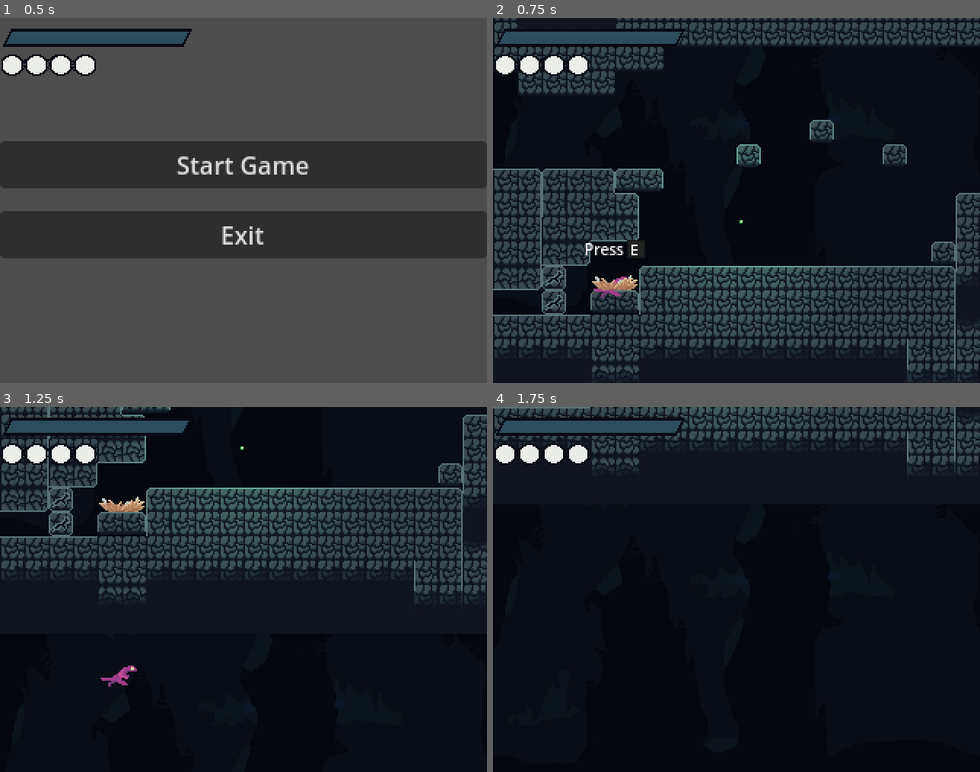
Above: before the commit, frames 1-4 (two rows, left to right).
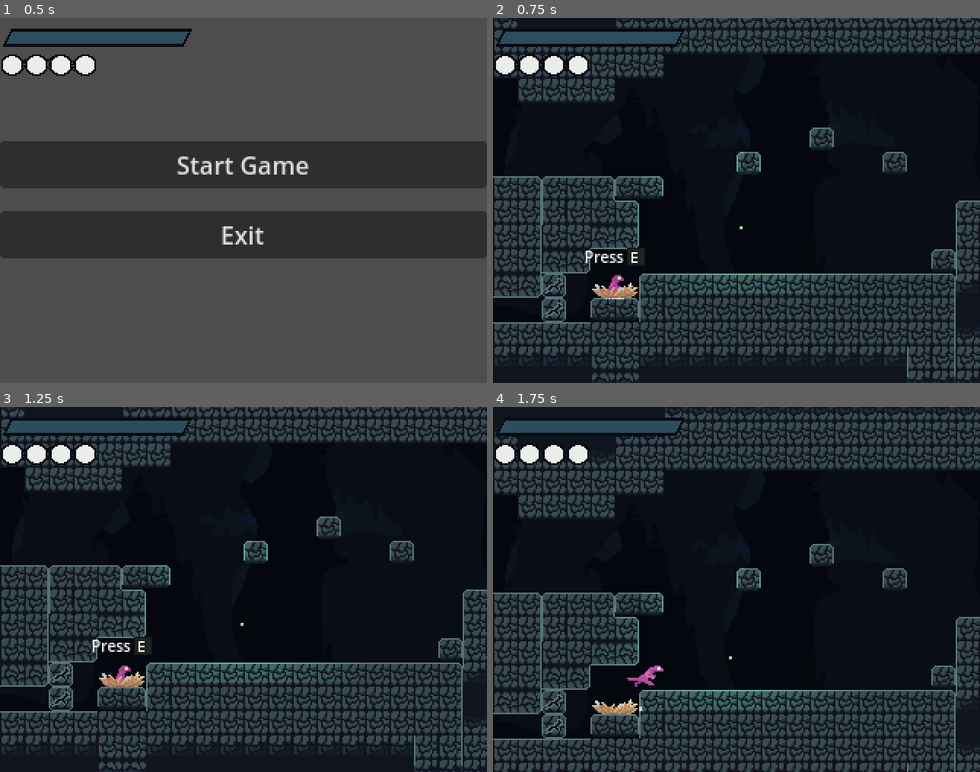
Above: after the commit, the same moments.

Repository: Liakatido/MVM19
Game: Godot game, scene res://scenes/game.tscn
Same seed, same stepped clock (60 frames per second), same inputs: the game is played once before the commit and once after it. Sound files missing from this copy of the repository are replaced by a short silence.
Inputs:
- Up to frame 1 (0.5 s): no input
- Up to frame 2 (0.75 s): click "Start Game" at 0.5 s
- Up to frame 3 (1.25 s): no input
- Up to frame 4 (1.75 s): tap Enter (ui_accept) at 1.25 s; hold Right (right) from 1.28 s (still down); hold X (attack) from 1.28 s (still down); tap Z (jump) at 1.52 s

Frame 1 is identical in both runs. In frame 2, 25% of the frame differs, in the area x 0-100%, y 0-100%; in frame 3, 42%; in frame 4, 31%.

Commit message:
restored tileset

Diff:
--- a/scenes/levels/tilesets/cave_tileset.tres
+++ b/scenes/levels/tilesets/cave_tileset.tres
@@ -1,121 +1,419 @@
-[gd_resource type="TileSet" load_steps=5 format=3 uid="uid://bse03qav5cch5"]
+[gd_resource type="TileSet" load_steps=25 format=3 uid="uid://bse03qav5cch5"]
 
 [ext_resource type="Texture2D" uid="uid://cah4evg6ueolx" path="res://assets/tileset.png" id="1_eiree"]
 [ext_resource type="Texture2D" uid="uid://5c7ue3srbhpn" path="res://assets/objectTileset.png" id="2_rrnb4"]
+
+[sub_resource type="OccluderPolygon2D" id="OccluderPolygon2D_ofht2"]
+polygon = PackedVector2Array(5, 5, 8, 5, 8, 8, 5, 8)
+
+[sub_resource type="OccluderPolygon2D" id="OccluderPolygon2D_r2fgg"]
+polygon = PackedVector2Array(4.5, -5, 4.5, -8, 8, -8, 8, -5)
+
+[sub_resource type="OccluderPolygon2D" id="OccluderPolygon2D_7dlx5"]
+polygon = PackedVector2Array(5, -8, 8, -8, 8, 8, 5, 8)
+
+[sub_resource type="OccluderPolygon2D" id="OccluderPolygon2D_n5sfh"]
+polygon = PackedVector2Array(5, -5, 5, -8, 8, -8, 8, -5)
+
+[sub_resource type="OccluderPolygon2D" id="OccluderPolygon2D_t7vl7"]
+polygon = PackedVector2Array(-8, -8, -8, 8, 8, 8, 8, -8)
+
+[sub_resource type="OccluderPolygon2D" id="OccluderPolygon2D_deo1y"]
+polygon = PackedVector2Array(8, 5, 8, 8, -8, 8, -8, 5)
+
+[sub_resource type="OccluderPolygon2D" id="OccluderPolygon2D_8331s"]
+polygon = PackedVector2Array(-8, -4, -8, -8, 8, -8, 8, -4)
+
+[sub_resource type="OccluderPolygon2D" id="OccluderPolygon2D_oqc6o"]
+polygon = PackedVector2Array(-8, -8, 8, -8, 8, 8, -8, 8)
+
+[sub_resource type="OccluderPolygon2D" id="OccluderPolygon2D_c1eo4"]
+polygon = PackedVector2Array(-8, -5, -8, -8, 8, -8, 8, -5)
+
+[sub_resource type="OccluderPolygon2D" id="OccluderPolygon2D_57b0i"]
+polygon = PackedVector2Array(-5, 5, -5, 8, -8, 8, -8, 5)
+
+[sub_resource type="OccluderPolygon2D" id="OccluderPolygon2D_pdyxi"]
+polygon = PackedVector2Array(-5, -4.5, -8, -4.5, -8, -8, -5, -8)
+
+[sub_resource type="OccluderPolygon2D" id="OccluderPolygon2D_n0t5j"]
+polygon = PackedVector2Array(-5, -8, -8, -8, -8, 8, -5, 8)
+
+[sub_resource type="OccluderPolygon2D" id="OccluderPolygon2D_ulm3m"]
+polygon = PackedVector2Array(-5, -5, -8, -5, -8, -8, -5, -8)
+
+[sub_resource type="OccluderPolygon2D" id="OccluderPolygon2D_3f043"]
+polygon = PackedVector2Array(8, 7, 8, -8, 6, -8, 6, 7)
+
+[sub_resource type="OccluderPolygon2D" id="OccluderPolygon2D_a13ur"]
+polygon = PackedVector2Array(2.5, 3, 2.5, -4, -3, -4, -3, 3)
+
+[sub_resource type="OccluderPolygon2D" id="OccluderPolygon2D_1o8q5"]
+polygon = PackedVector2Array(2.5, 3, 2.5, -4, -3, -4, -3, 3)
+
+[sub_resource type="OccluderPolygon2D" id="OccluderPolygon2D_du8iu"]
+polygon = PackedVector2Array(-8, -8, -8, 7, -6, 7, -6, -8)
+
+[sub_resource type="OccluderPolygon2D" id="OccluderPolygon2D_bvtxh"]
+polygon = PackedVector2Array(2.5, 3, 2.5, -4, -3, -4, -3, 3)
+
+[sub_resource type="OccluderPolygon2D" id="OccluderPolygon2D_45wky"]
+polygon = PackedVector2Array(8, 8, -8, 8, -8, -8, 8, -8)
+
+[sub_resource type="OccluderPolygon2D" id="OccluderPolygon2D_smb66"]
+polygon = PackedVector2Array(-8, -8, -11, 2.5, 10.5, 2.5, 8, -8)
 
 [sub_resource type="TileSetAtlasSource" id="TileSetAtlasSource_8hwqp"]
 texture = ExtResource("1_eiree")
 0:0/next_alternative_id = 2
 0:0/0 = 0
+0:0/0/occlusion_layer_0/polygon = SubResource("OccluderPolygon2D_ofht2")
+0:0/0/physics_layer_0/linear_velocity = Vector2(0, 0)
+0:0/0/physics_layer_0/angular_velocity = 0.0
+0:0/0/physics_layer_0/polygon_0/points = PackedVector2Array(-8, -8, 8, -8, 8, 8, -8, 8)
 0:0/1 = 1
 0:0/1/flip_v = true
+0:0/1/occlusion_layer_0/polygon = SubResource("OccluderPolygon2D_r2fgg")
+0:0/1/physics_layer_0/linear_velocity = Vector2(0, 0)
+0:0/1/physics_layer_0/angular_velocity = 0.0
+0:0/1/physics_layer_0/polygon_0/points = PackedVector2Array(-8, -8, 8, -8, 8, 8, -8, 8)
 1:0/next_alternative_id = 2
 1:0/0 = 0
+1:0/0/occlusion_layer_0/polygon = SubResource("OccluderPolygon2D_deo1y")
+1:0/0/physics_layer_0/linear_velocity = Vector2(0, 0)
+1:0/0/physics_layer_0/angular_velocity = 0.0
+1:0/0/physics_layer_0/polygon_0/points = PackedVector2Array(-8, -8, 8, -8, 8, 8, -8, 8)
 1:0/1 = 1
 1:0/1/flip_v = true
+1:0/1/occlusion_layer_0/polygon = SubResource("OccluderPolygon2D_8331s")
+1:0/1/physics_layer_0/linear_velocity = Vector2(0, 0)
+1:0/1/physics_layer_0/angular_velocity = 0.0
+1:0/1/physics_layer_0/polygon_0/points = PackedVector2Array(-8, -8, 8, -8, 8, 8, -8, 8)
 2:0/next_alternative_id = 2
 2:0/0 = 0
+2:0/0/occlusion_layer_0/polygon = SubResource("OccluderPolygon2D_57b0i")
+2:0/0/physics_layer_0/linear_velocity = Vector2(0, 0)
+2:0/0/physics_layer_0/angular_velocity = 0.0
+2:0/0/physics_layer_0/polygon_0/points = PackedVector2Array(-8, -8, 8, -8, 8, 8, -8, 8)
 2:0/1 = 1
 2:0/1/flip_v = true
+2:0/1/occlusion_layer_0/polygon = SubResource("OccluderPolygon2D_pdyxi")
+2:0/1/physics_layer_0/linear_velocity = Vector2(0, 0)
+2:0/1/physics_layer_0/angular_velocity = 0.0
+2:0/1/physics_layer_0/polygon_0/points = PackedVector2Array(-8, -8, 8, -8, 8, 8, -8, 8)
 3:0/0 = 0
+3:0/0/occlusion_layer_0/polygon = SubResource("OccluderPolygon2D_3f043")
+3:0/0/physics_layer_0/linear_velocity = Vector2(0, 0)
+3:0/0/physics_layer_0/angular_velocity = 0.0
+3:0/0/physics_layer_0/polygon_0/points = PackedVector2Array(-8, -8, 8, -8, 8, 4.5, -8, 4.5)
 4:0/0 = 0
+4:0/0/occlusion_layer_0/polygon = SubResource("OccluderPolygon2D_du8iu")
+4:0/0/physics_layer_0/linear_velocity = Vector2(0, 0)
+4:0/0/physics_layer_0/angular_velocity = 0.0
+4:0/0/physics_layer_0/polygon_0/points = PackedVector2Array(-8, -8, 8, -8, 8, 4.5, -8, 4.5)
 5:0/next_alternative_id = 3
 5:0/0 = 0
+5:0/0/occlusion_layer_0/polygon = SubResource("OccluderPolygon2D_45wky")
+5:0/0/physics_layer_0/linear_velocity = Vector2(0, 0)
+5:0/0/physics_layer_0/angular_velocity = 0.0
+5:0/0/physics_layer_0/polygon_0/points = PackedVector2Array(-8, -8, 8, -8, 8, 8, -8, 8)
 5:0/1 = 1
 5:0/1/flip_v = true
+5:0/1/physics_layer_0/linear_velocity = Vector2(0, 0)
+5:0/1/physics_layer_0/angular_velocity = 0.0
+5:0/1/physics_layer_0/polygon_0/points = PackedVector2Array(-8, -8, 8, -8, 8, 8, -8, 8)
 0:1/0 = 0
+0:1/0/occlusion_layer_0/polygon = SubResource("OccluderPolygon2D_7dlx5")
+0:1/0/physics_layer_0/linear_velocity = Vector2(0, 0)
+0:1/0/physics_layer_0/angular_velocity = 0.0
+0:1/0/physics_layer_0/polygon_0/points = PackedVector2Array(-8, -8, 8, -8, 8, 8, -8, 8)
 1:1/next_alternative_id = 4
 1:1/0 = 0
+1:1/0/occlusion_layer_0/polygon = SubResource("OccluderPolygon2D_oqc6o")
+1:1/0/physics_layer_0/linear_velocity = Vector2(0, 0)
+1:1/0/physics_layer_0/angular_velocity = 0.0
+1:1/0/physics_layer_0/polygon_0/points = PackedVector2Array(-8, -8, 8, -8, 8, 8, -8, 8)
 1:1/1 = 1
 1:1/1/flip_h = true
 1:1/1/flip_v = true
+1:1/1/physics_layer_0/linear_velocity = Vector2(0, 0)
+1:1/1/physics_layer_0/angular_velocity = 0.0
 1:1/2 = 2
 1:1/2/flip_v = true
+1:1/2/physics_layer_0/linear_velocity = Vector2(0, 0)
+1:1/2/physics_layer_0/angular_velocity = 0.0
 1:1/3 = 3
 1:1/3/flip_h = true
+1:1/3/physics_layer_0/linear_velocity = Vector2(0, 0)
+1:1/3/physics_layer_0/angular_velocity = 0.0
 2:1/0 = 0
+2:1/0/occlusion_layer_0/polygon = SubResource("OccluderPolygon2D_n0t5j")
+2:1/0/physics_layer_0/linear_velocity = Vector2(0, 0)
+2:1/0/physics_layer_0/angular_velocity = 0.0
+2:1/0/physics_layer_0/polygon_0/points = PackedVector2Array(-8, -8, 8, -8, 8, 8, -8, 8)
 3:1/0 = 0
+3:1/0/occlusion_layer_0/polygon = SubResource("OccluderPolygon2D_a13ur")
+3:1/0/physics_layer_0/linear_velocity = Vector2(0, 0)
+3:1/0/physics_layer_0/angular_velocity = 0.0
+3:1/0/physics_layer_0/polygon_0/points = PackedVector2Array(-7, -7, 7, -7, 8, 5, -8, 5)
 5:1/next_alternative_id = 3
 5:1/0 = 0
+5:1/0/occlusion_layer_0/polygon = SubResource("OccluderPolygon2D_smb66")
+5:1/0/physics_layer_0/linear_velocity = Vector2(0, 0)
+5:1/0/physics_layer_0/angular_velocity = 0.0
+5:1/0/physics_layer_0/polygon_0/points = PackedVector2Array(-8, -8, 8, -8, 8, 8, -8, 8)
 0:2/0 = 0
+0:2/0/occlusion_layer_0/polygon = SubResource("OccluderPolygon2D_n5sfh")
+0:2/0/physics_layer_0/linear_velocity = Vector2(0, 0)
+0:2/0/physics_layer_0/angular_velocity = 0.0
+0:2/0/physics_layer_0/polygon_0/points = PackedVector2Array(-8, -8, 8, -8, 8, 8, -8, 8)
 1:2/0 = 0
+1:2/0/occlusion_layer_0/polygon = SubResource("OccluderPolygon2D_c1eo4")
+1:2/0/physics_layer_0/linear_velocity = Vector2(0, 0)
+1:2/0/physics_layer_0/angular_velocity = 0.0
+1:2/0/physics_layer_0/polygon_0/points = PackedVector2Array(-8, -8, 8, -8, 8, 8, -8, 8)
 2:2/0 = 0
+2:2/0/occlusion_layer_0/polygon = SubResource("OccluderPolygon2D_ulm3m")
+2:2/0/physics_layer_0/linear_velocity = Vector2(0, 0)
+2:2/0/physics_layer_0/angular_velocity = 0.0
+2:2/0/physics_layer_0/polygon_0/points = PackedVector2Array(-8, -8, 8, -8, 8, 8, -8, 8)
 3:2/0 = 0
+3:2/0/occlusion_layer_0/polygon = SubResource("OccluderPolygon2D_1o8q5")
+3:2/0/physics_layer_0/linear_velocity = Vector2(0, 0)
+3:2/0/physics_layer_0/angular_velocity = 0.0
+3:2/0/physics_layer_0/polygon_0/points = PackedVector2Array(-8, -8, 8, -8, 8, 5, -8, 5)
 4:2/0 = 0
+4:2/0/occlusion_layer_0/polygon = SubResource("OccluderPolygon2D_bvtxh")
+4:2/0/physics_layer_0/linear_velocity = Vector2(0, 0)
+4:2/0/physics_layer_0/angular_velocity = 0.0
+4:2/0/physics_layer_0/polygon_0/points = PackedVector2Array(-8, -8, 8, -8, 8, 5, -8, 5)
 0:3/0 = 0
+0:3/0/occlusion_layer_0/polygon = SubResource("OccluderPolygon2D_t7vl7")
+0:3/0/physics_layer_0/linear_velocity = Vector2(0, 0)
+0:3/0/physics_layer_0/angular_velocity = 0.0
+0:3/0/physics_layer_0/polygon_0/points = PackedVector2Array(-8, -8, 8, -8, 8, 8, -8, 8)
 33:45/0 = 0
+33:45/0/physics_layer_0/linear_velocity = Vector2(0, 0)
+33:45/0/physics_layer_0/angular_velocity = 0.0
 36:46/0 = 0
+36:46/0/physics_layer_0/linear_velocity = Vector2(0, 0)
+36:46/0/physics_layer_0/angular_velocity = 0.0
 37:46/0 = 0
+37:46/0/physics_layer_0/linear_velocity = Vector2(0, 0)
+37:46/0/physics_layer_0/angular_velocity = 0.0
 38:47/0 = 0
+38:47/0/physics_layer_0/linear_velocity = Vector2(0, 0)
+38:47/0/physics_layer_0/angular_velocity = 0.0
 39:47/0 = 0
+39:47/0/physics_layer_0/linear_velocity = Vector2(0, 0)
+39:47/0/physics_layer_0/angular_velocity = 0.0
 40:48/0 = 0
+40:48/0/physics_layer_0/linear_velocity = Vector2(0, 0)
+40:48/0/physics_layer_0/angular_velocity = 0.0
 41:48/0 = 0
+41:48/0/physics_layer_0/linear_velocity = Vector2(0, 0)
+41:48/0/physics_layer_0/angular_velocity = 0.0
 42:49/0 = 0
+42:49/0/physics_layer_0/linear_velocity = Vector2(0, 0)
+42:49/0/physics_layer_0/angular_velocity = 0.0
 43:49/0 = 0
+43:49/0/physics_layer_0/linear_velocity = Vector2(0, 0)
+43:49/0/physics_layer_0/angular_velocity = 0.0
 44:50/0 = 0
+44:50/0/physics_layer_0/linear_velocity = Vector2(0, 0)
+44:50/0/physics_layer_0/angular_velocity = 0.0
 45:50/0 = 0
+45:50/0/physics_layer_0/linear_velocity = Vector2(0, 0)
+45:50/0/physics_layer_0/angular_velocity = 0.0
 46:51/0 = 0
+46:51/0/physics_layer_0/linear_velocity = Vector2(0, 0)
+46:51/0/physics_layer_0/angular_velocity = 0.0
 47:51/0 = 0
+47:51/0/physics_layer_0/linear_velocity = Vector2(0, 0)
+47:51/0/physics_layer_0/angular_velocity = 0.0
 48:52/0 = 0
+48:52/0/physics_layer_0/linear_velocity = Vector2(0, 0)
+48:52/0/physics_layer_0/angular_velocity = 0.0
 3:3/0 = 0
+3:3/0/physics_layer_0/linear_velocity = Vector2(0, 0)
+3:3/0/physics_layer_0/angular_velocity = 0.0
+3:3/0/physics_layer_0/polygon_0/points = PackedVector2Array(-8, -8, 8, -8, 8, 8, -8, 8)
+3:3/0/custom_data_0 = true
 0:5/0 = 0
+0:5/0/physics_layer_0/linear_velocity = Vector2(0, 0)
+0:5/0/physics_layer_0/angular_velocity = 0.0
+0:5/0/physics_layer_0/polygon_0/points = PackedVector2Array(-6, 8, -6, -6, 8, -6, 8, 8)
 0:6/0 = 0
+0:6/0/physics_layer_0/linear_velocity = Vector2(0, 0)
+0:6/0/physics_layer_0/angular_velocity = 0.0
+0:6/0/physics_layer_0/polygon_0/points = PackedVector2Array(8, 8, -6, 8, -6, -8, 8, -8)
 1:6/0 = 0
+1:6/0/physics_layer_0/linear_velocity = Vector2(0, 0)
+1:6/0/physics_layer_0/angular_velocity = 0.0
+1:6/0/physics_layer_0/polygon_0/points = PackedVector2Array(-8, -8, 8, -8, 8, 8, -8, 8)
 2:6/0 = 0
+2:6/0/physics_layer_0/linear_velocity = Vector2(0, 0)
+2:6/0/physics_layer_0/angular_velocity = 0.0
+2:6/0/physics_layer_0/polygon_0/points = PackedVector2Array(-8, -8, 6, -8, 6, 8, -8, 8)
 2:7/0 = 0
+2:7/0/physics_layer_0/linear_velocity = Vector2(0, 0)
+2:7/0/physics_layer_0/angular_velocity = 0.0
+2:7/0/physics_layer_0/polygon_0/points = PackedVector2Array(6, -8, 6, 6, -8, 6, -8, -8)
 1:7/0 = 0
+1:7/0/physics_layer_0/linear_velocity = Vector2(0, 0)
+1:7/0/physics_layer_0/angular_velocity = 0.0
+1:7/0/physics_layer_0/polygon_0/points = PackedVector2Array(8, -8, 8, 6, -8, 6, -8, -8)
 0:7/0 = 0
+0:7/0/physics_layer_0/linear_velocity = Vector2(0, 0)
+0:7/0/physics_layer_0/angular_velocity = 0.0
+0:7/0/physics_layer_0/polygon_0/points = PackedVector2Array(8, 6, -6, 6, -6, -8, 8, -8)
 2:5/0 = 0
+2:5/0/physics_layer_0/linear_velocity = Vector2(0, 0)
+2:5/0/physics_layer_0/angular_velocity = 0.0
+2:5/0/physics_layer_0/polygon_0/points = PackedVector2Array(-8, -6, 6, -6, 6, 8, -8, 8)
 1:5/0 = 0
+1:5/0/physics_layer_0/linear_velocity = Vector2(0, 0)
+1:5/0/physics_layer_0/angular_velocity = 0.0
+1:5/0/physics_layer_0/polygon_0/points = PackedVector2Array(-8, 8, -8, -6, 8, -6, 8, 8)
 3:5/0 = 0
+3:5/0/physics_layer_0/linear_velocity = Vector2(0, 0)
+3:5/0/physics_layer_0/angular_velocity = 0.0
+3:5/0/physics_layer_0/polygon_0/points = PackedVector2Array(-8, -6, -8, 8, 8, 8, 8, -6)
 3:6/0 = 0
+3:6/0/physics_layer_0/linear_velocity = Vector2(0, 0)
+3:6/0/physics_layer_0/angular_velocity = 0.0
+3:6/0/physics_layer_0/polygon_0/points = PackedVector2Array(8, -5, 8, 6, -4.5, 3, -7, -3.5)
 3:7/0 = 0
+3:7/0/physics_layer_0/linear_velocity = Vector2(0, 0)
+3:7/0/physics_layer_0/angular_velocity = 0.0
+3:7/0/physics_layer_0/polygon_0/points = PackedVector2Array(-8, 5, -8, 8, 8, 8, 8, 4.5, 3.5, -2, -3, -2)
 4:6/0 = 0
+4:6/0/physics_layer_0/linear_velocity = Vector2(0, 0)
+4:6/0/physics_layer_0/angular_velocity = 0.0
+4:6/0/physics_layer_0/polygon_0/points = PackedVector2Array(-8, -5, -8, 6, 4.5, 3, 7, -3.5)
 5:6/0 = 0
+5:6/0/physics_layer_0/linear_velocity = Vector2(0, 0)
+5:6/0/physics_layer_0/angular_velocity = 0.0
+5:6/0/physics_layer_0/polygon_0/points = PackedVector2Array(-8, -5, -8, 7, 4, 7, 7, -3.5)
 2:8/0 = 0
+2:8/0/physics_layer_0/linear_velocity = Vector2(0, 0)
+2:8/0/physics_layer_0/angular_velocity = 0.0
+2:8/0/physics_layer_0/polygon_0/points = PackedVector2Array(-8, -8, 8, -8, 8, 8, -8, 8)
 1:8/0 = 0
+1:8/0/physics_layer_0/linear_velocity = Vector2(0, 0)
+1:8/0/physics_layer_0/angular_velocity = 0.0
+1:8/0/physics_layer_0/polygon_0/points = PackedVector2Array(-8, -8, 8, -8, 8, 8, -8, 8)
 0:8/0 = 0
+0:8/0/physics_layer_0/linear_velocity = Vector2(0, 0)
+0:8/0/physics_layer_0/angular_velocity = 0.0
+0:8/0/physics_layer_0/polygon_0/points = PackedVector2Array(-8, -8, 8, -8, 8, 8, -8, 8)
 1:9/0 = 0
+1:9/0/physics_layer_0/linear_velocity = Vector2(0, 0)
+1:9/0/physics_layer_0/angular_velocity = 0.0
+1:9/0/physics_layer_0/polygon_0/points = PackedVector2Array(-8, -8, 8, -8, 8, 5, 5, 5, 5, 8, -8, 8)
 1:10/0 = 0
+1:10/0/physics_layer_0/linear_velocity = Vector2(0, 0)
+1:10/0/physics_layer_0/angular_velocity = 0.0
+1:10/0/physics_layer_0/polygon_0/points = PackedVector2Array(-8, 8, -8, -8, 5, -8, 5, -5, 8, -5, 8, 8)
 2:10/0 = 0
+2:10/0/physics_layer_0/linear_velocity = Vector2(0, 0)
+2:10/0/physics_layer_0/angular_velocity = 0.0
+2:10/0/physics_layer_0/polygon_0/points = PackedVector2Array(8, 8, -8, 8, -8, -5, -5, -5, -5, -8, 8, -8)
 2:9/0 = 0
+2:9/0/physics_layer_0/linear_velocity = Vector2(0, 0)
+2:9/0/physics_layer_0/angular_velocity = 0.0
+2:9/0/physics_layer_0/polygon_0/points = PackedVector2Array(8, -8, 8, 8, -5, 8, -5, 5, -8, 5, -8, -8)
 0:12/0 = 0
+0:12/0/physics_layer_0/linear_velocity = Vector2(0, 0)
+0:12/0/physics_layer_0/angular_velocity = 0.0
 1:12/0 = 0
+1:12/0/physics_layer_0/linear_velocity = Vector2(0, 0)
+1:12/0/physics_layer_0/angular_velocity = 0.0
 2:12/0 = 0
+2:12/0/physics_layer_0/linear_velocity = Vector2(0, 0)
+2:12/0/physics_layer_0/angular_velocity = 0.0
 3:12/0 = 0
+3:12/0/physics_layer_0/linear_velocity = Vector2(0, 0)
+3:12/0/physics_layer_0/angular_velocity = 0.0
 0:13/0 = 0
+0:13/0/physics_layer_0/linear_velocity = Vector2(0, 0)
+0:13/0/physics_layer_0/angular_velocity = 0.0
 1:13/0 = 0
+1:13/0/physics_layer_0/linear_velocity = Vector2(0, 0)
+1:13/0/physics_layer_0/angular_velocity = 0.0
 2:13/0 = 0
+2:13/0/physics_layer_0/linear_velocity = Vector2(0, 0)
+2:13/0/physics_layer_0/angular_velocity = 0.0
 2:14/0 = 0
+2:14/0/physics_layer_0/linear_velocity = Vector2(0, 0)
+2:14/0/physics_layer_0/angular_velocity = 0.0
 1:14/0 = 0
+1:14/0/physics_layer_0/linear_velocity = Vector2(0, 0)
+1:14/0/physics_layer_0/angular_velocity = 0.0
 0:14/0 = 0
+0:14/0/physics_layer_0/linear_velocity = Vector2(0, 0)
+0:14/0/physics_layer_0/angular_velocity = 0.0
 
 [sub_resource type="TileSetAtlasSource" id="TileSetAtlasSource_h7g1y"]
 texture = ExtResource("2_rrnb4")
 0:0/0 = 0
 0:0/0/z_index = -1
+0:0/0/physics_layer_0/linear_velocity = Vector2(0, 0)
+0:0/0/physics_layer_0/angular_velocity = 0.0
 1:0/0 = 0
 1:0/0/z_index = -1
+1:0/0/physics_layer_0/linear_velocity = Vector2(0, 0)
+1:0/0/physics_layer_0/angular_velocity = 0.0
 2:0/0 = 0
 2:0/0/z_index = -1
+2:0/0/physics_layer_0/linear_velocity = Vector2(0, 0)
+2:0/0/physics_layer_0/angular_velocity = 0.0
 3:0/0 = 0
 3:0/0/z_index = -1
+3:0/0/physics_layer_0/linear_velocity = Vector2(0, 0)
+3:0/0/physics_layer_0/angular_velocity = 0.0
 4:0/0 = 0
 4:0/0/z_index = -1
+4:0/0/physics_layer_0/linear_velocity = Vector2(0, 0)
+4:0/0/physics_layer_0/angular_velocity = 0.0
 5:0/0 = 0
 5:0/0/z_index = -1
+5:0/0/physics_layer_0/linear_velocity = Vector2(0, 0)
+5:0/0/physics_layer_0/angular_velocity = 0.0
 3:1/0 = 0
 3:1/0/z_index = -1
+3:1/0/physics_layer_0/linear_velocity = Vector2(0, 0)
+3:1/0/physics_layer_0/angular_velocity = 0.0
 0:4/0 = 0
+0:4/0/physics_layer_0/linear_velocity = Vector2(0, 0)
+0:4/0/physics_layer_0/angular_velocity = 0.0
 0:3/0 = 0
+0:3/0/physics_layer_0/linear_velocity = Vector2(0, 0)
+0:3/0/physics_layer_0/angular_velocity = 0.0
 0:2/0 = 0
+0:2/0/physics_layer_0/linear_velocity = Vector2(0, 0)
+0:2/0/physics_layer_0/angular_velocity = 0.0
 1:3/0 = 0
+1:3/0/physics_layer_0/linear_velocity = Vector2(0, 0)
+1:3/0/physics_layer_0/angular_velocity = 0.0
 2:3/0 = 0
+2:3/0/physics_layer_0/linear_velocity = Vector2(0, 0)
+2:3/0/physics_layer_0/angular_velocity = 0.0
 1:2/0 = 0
+1:2/0/physics_layer_0/linear_velocity = Vector2(0, 0)
+1:2/0/physics_layer_0/angular_velocity = 0.0
 2:2/0 = 0
+2:2/0/physics_layer_0/linear_velocity = Vector2(0, 0)
+2:2/0/physics_layer_0/angular_velocity = 0.0
 3:2/0 = 0
+3:2/0/physics_layer_0/linear_velocity = Vector2(0, 0)
+3:2/0/physics_layer_0/angular_velocity = 0.0
 3:3/0 = 0
+3:3/0/physics_layer_0/linear_velocity = Vector2(0, 0)
+3:3/0/physics_layer_0/angular_velocity = 0.0
 4:3/0 = 0
+4:3/0/physics_layer_0/linear_velocity = Vector2(0, 0)
+4:3/0/physics_layer_0/angular_velocity = 0.0
 
 [resource]
 occlusion_layer_0/light_mask = 1023
